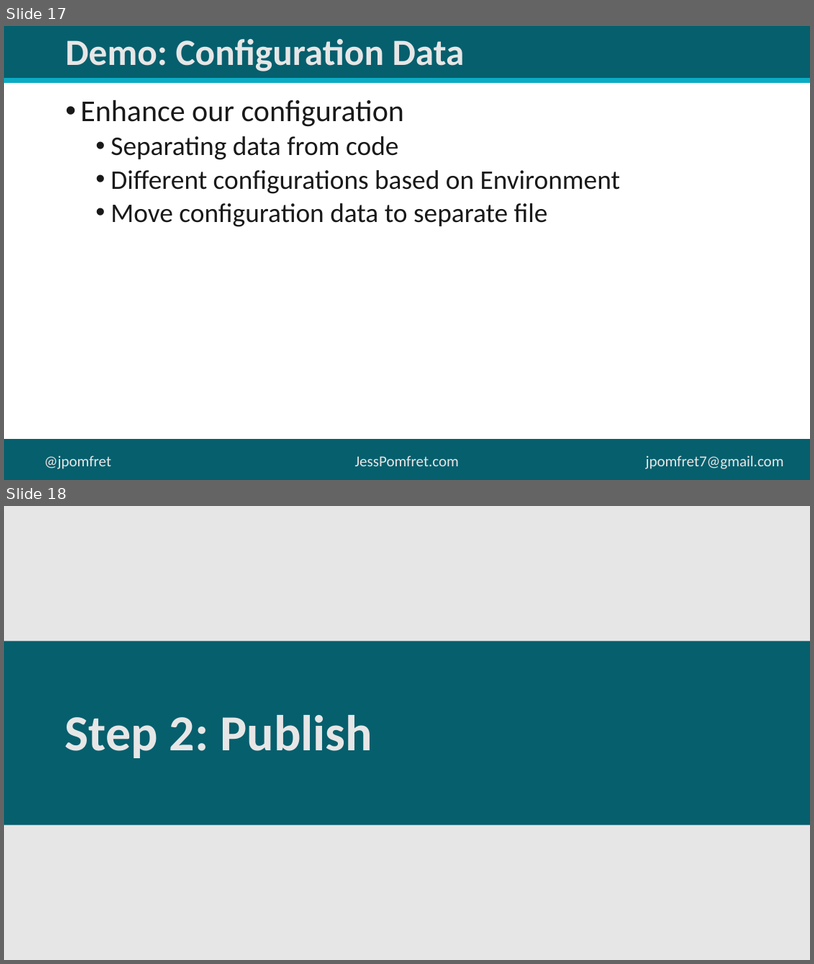
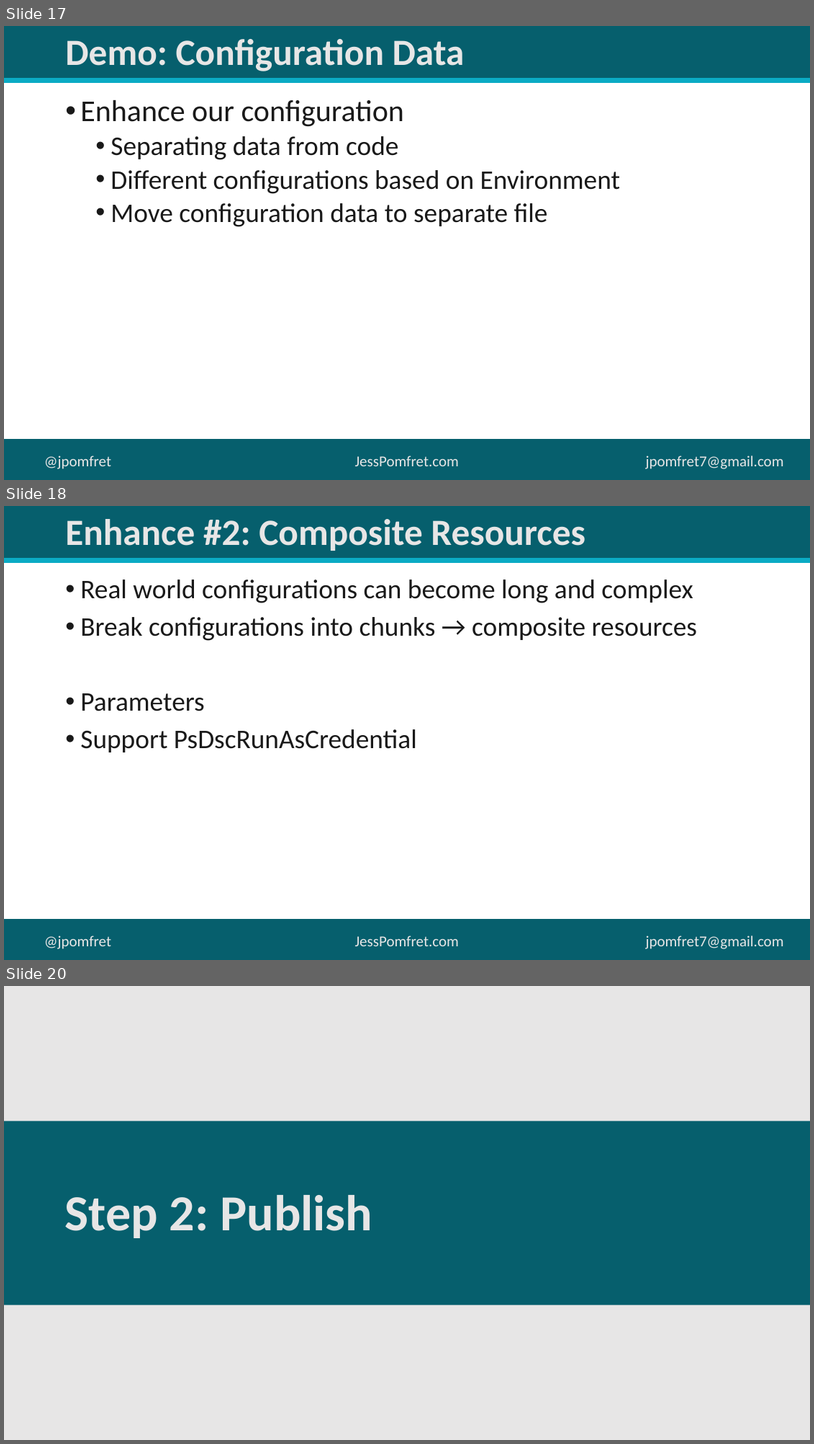
Before and after one commit to jpomfret/demos, a slide deck: DSC_SQLServer/Desired State Configuration.pptx. Shown one above the other, each under a label of ours: slides 17 and 18 before the commit, slides 17, 18 and 20 after it; the slides between them are not shown. The pictures are 814x964 and 814x1444 pixels, drawn with LibreOffice and Linux fonts; fonts in the diff are those of the drawing; background and template pictures are left out. Boxes give left, top, right and bottom in pixels: in the first picture for what was removed or moved away, otherwise in the second. Text is boxed around its words. In the diff, an @@ line names an element or a change of style, - is before the commit and + after.

```diff
--- a/DSC_SQLServer/Desired State Configuration.pptx
+++ b/DSC_SQLServer/Desired State Configuration.pptx
@@ slide 18 added at <box>4,506,810,960</box>, background #FFFFFF; not listed: 6 template elements that a slide beside it also shows @@
@@ title added at <box>65,519,586,551</box>, 44 pt, text #E7E6E6, bold @@
+Enhance #2: Composite Resources
@@ text added at <box>80,579,697,752</box>, 32 pt, text #191919 @@
+• Real world configurations can become long and complex
+• Break configurations into chunks → composite resources
+• Parameters
+• Support PsDscRunAsCredential
@@ what was slide 18 is now slide 20 @@
```
Also in this commit, not shown: 5 slides changed, 3 other slides added, 4 slides removed, 5 other files.
